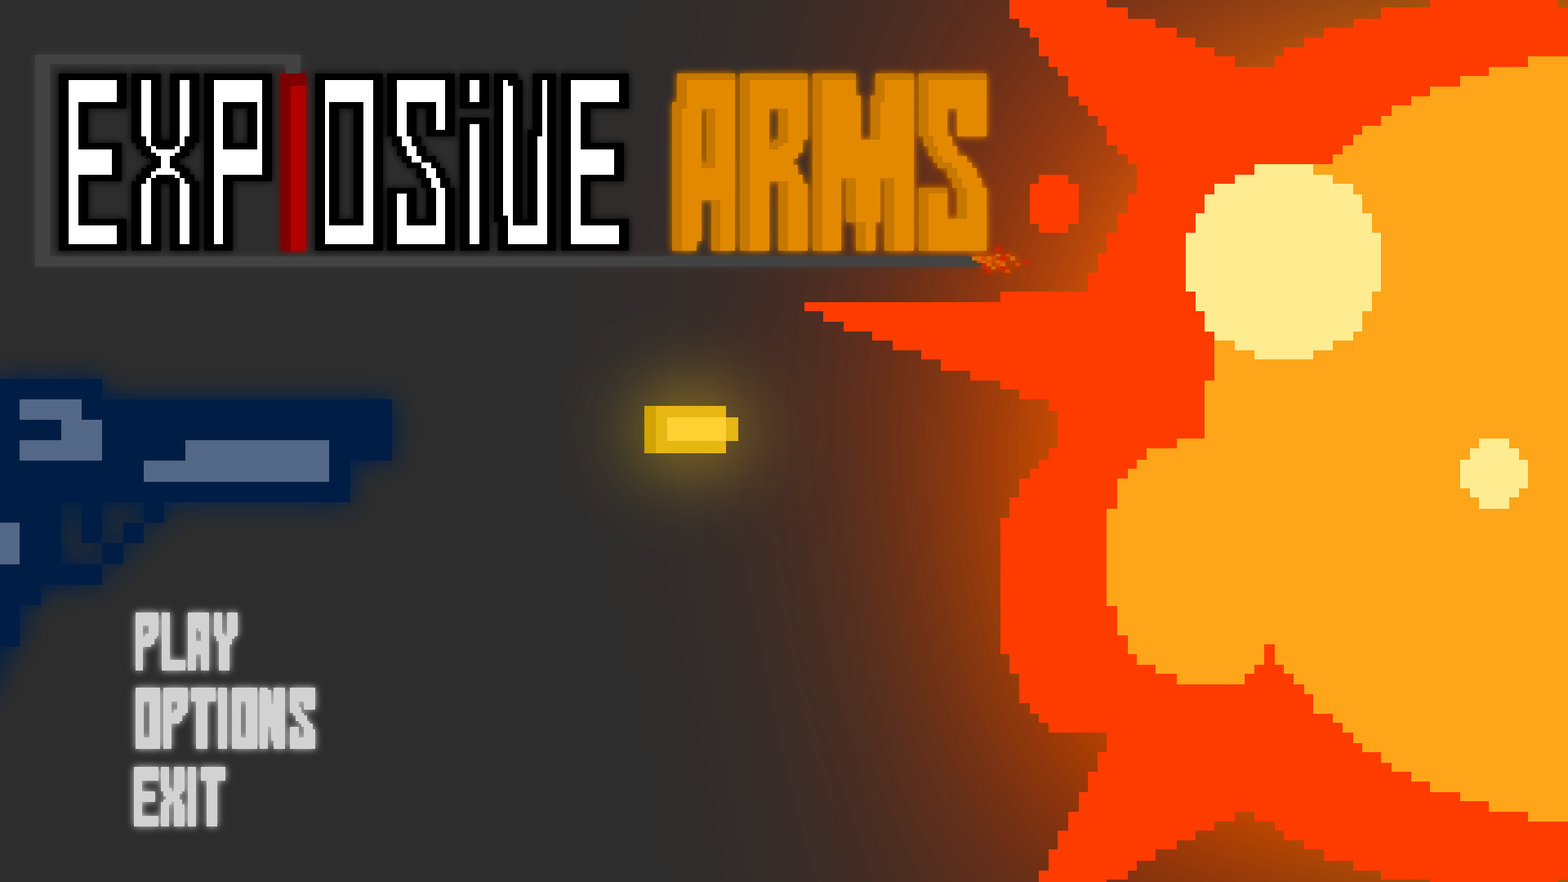
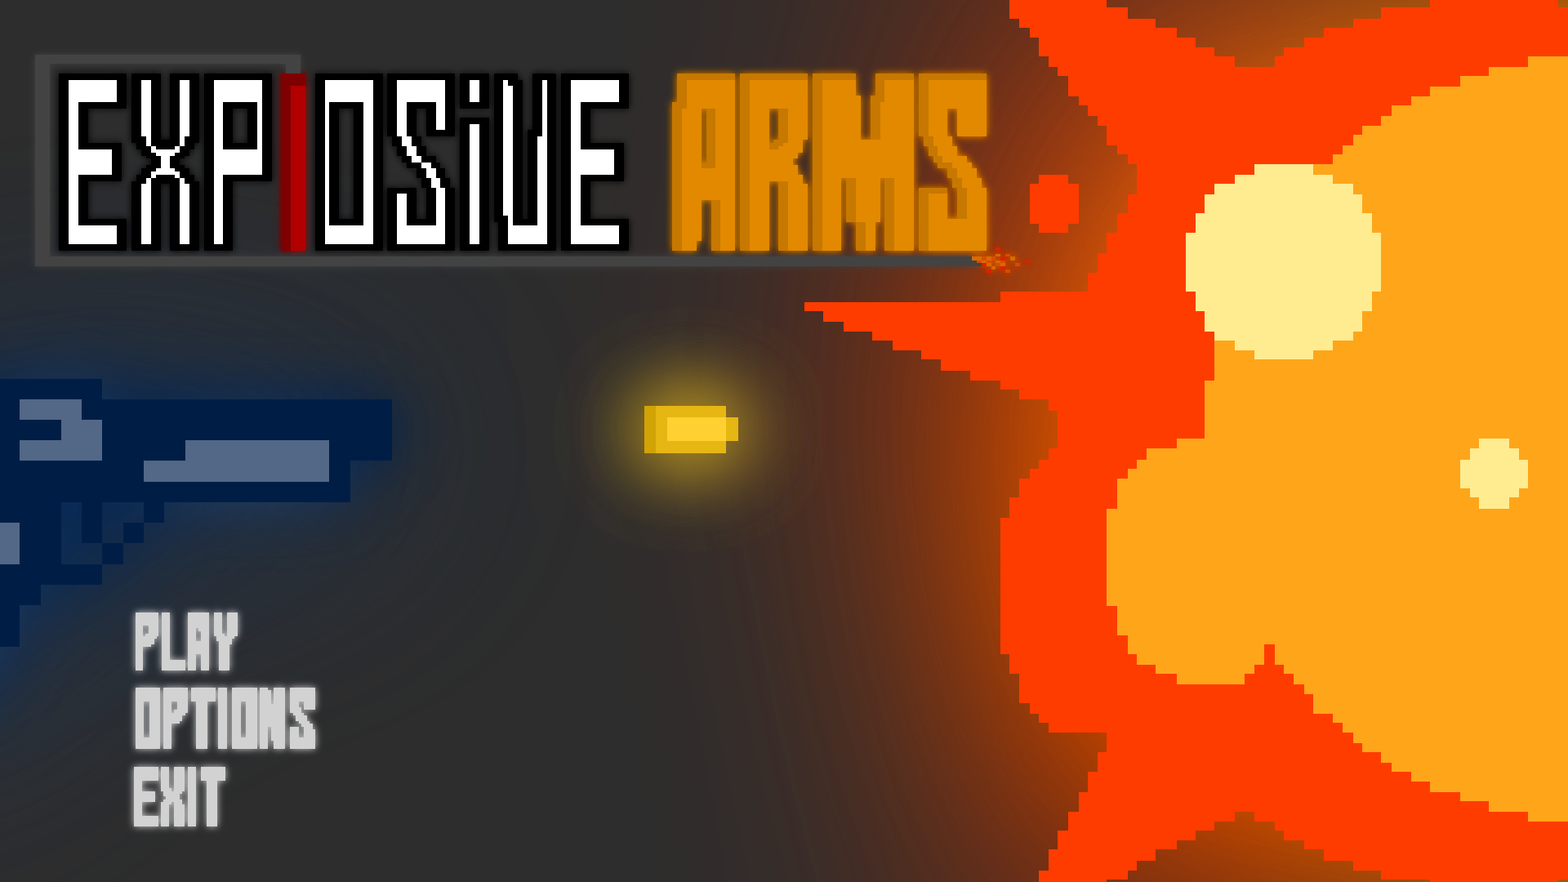
Before/after of a (1568, 882) layered artwork. What changed in the layer stack:
added group "Text" with 4 layers above "Hue/Saturation 2" over [124, 602, 326, 780]
moved "Layer 14" into group "Text" over [143, 687, 232, 749]
moved "Layer 13" into group "Text" over [142, 612, 238, 671]
moved "Text Glow" into group "Text" over [124, 602, 326, 780]
added group "Title" (1st of 2) with 2 layers above "Bullet" over [25, 187, 459, 282]
moved "Title" (2nd of 2, in "Title") into group "Title" over [35, 187, 448, 273]
moved "Title copy" into group "Title" over [25, 187, 459, 282]
added group "Bullet" (1st of 2) with 3 layers above "Explosion" over [580, 317, 813, 542]
moved "Bullet" (2nd of 2, in "Bullet") into group "Bullet" over [726, 405, 739, 454]
added layer "Bullet Glow copy" in group "Bullet" over [580, 317, 813, 542]
moved "Bullet Glow" into group "Bullet" over [580, 317, 813, 542]
added group "Explosion" (1st of 2) with 2 layers above "Gun" over [507, 317, 813, 542]
moved "Explosion" (2nd of 2, in "Explosion") into group "Explosion" over [804, 389, 813, 464]
moved "Explosion Glow" into group "Explosion" over [507, 317, 813, 542]
added group "Gun" (1st of 2) with 3 layers above "Hue/Saturation 1" over [0, 187, 655, 847]
moved "Gun" (2nd of 2, in "Gun") into group "Gun" over [19, 378, 392, 647]
added layer "Gun Glow copy" in group "Gun" over [0, 187, 655, 847]
moved "Gun Glow" into group "Gun", painted on it over [0, 296, 473, 780]